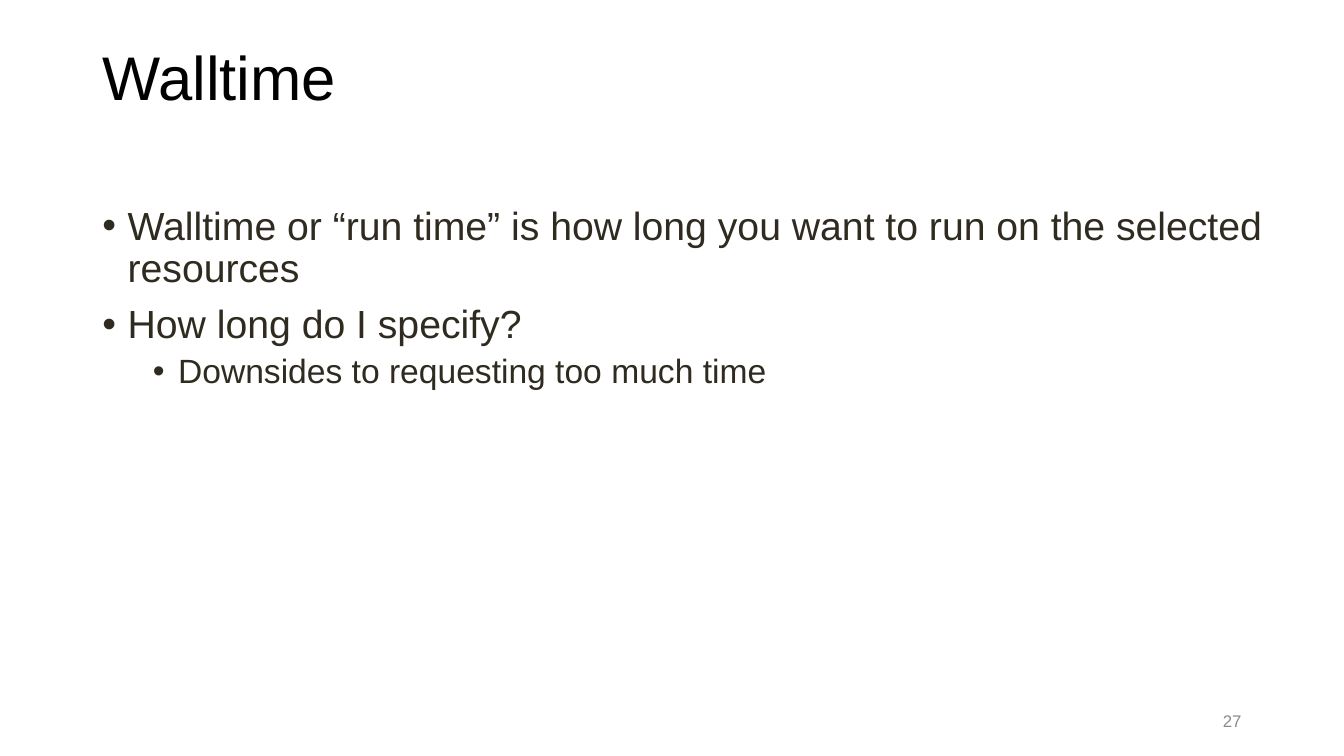
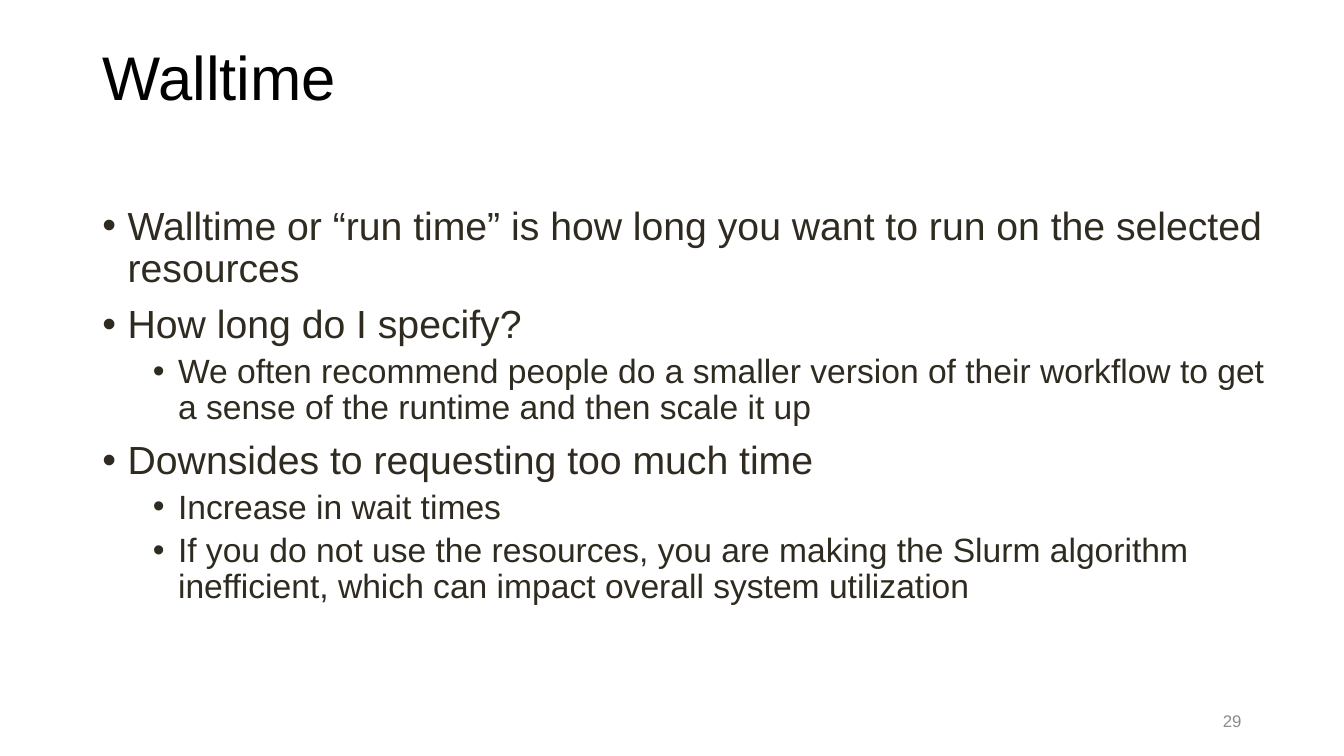
Before and after one commit to ResearchComputing/Getting_Started_With_Research_Computing, a slide deck: slide 29 of Command_Line_And_Job_Scheduling.pptx (slide 27 before the commit). Drawn at 1344x756 pixels with LibreOffice and Linux fonts; fonts in the diff are those of the drawing; background and template pictures are left out. Boxes give left, top, right and bottom in pixels: in the first picture for what was removed or moved away, otherwise in the second. Text is boxed around its words. In the diff, an @@ line names an element or a change of style, - is before the commit and + after.

```diff
--- a/Command_Line_And_Job_Scheduling.pptx
+++ b/Command_Line_And_Job_Scheduling.pptx
@@ text at <box>178,358,1264,426</box>: paragraph added @@
+  • We often recommend people do a smaller version of their workflow to get a sense of the runtime and then scale it up
@@ text at <box>128,445,813,482</box>: size 24 to 28 pt in "Downsides to requesting too much time"; list level 2 to 1 in "Downsides to requesting too much ..." @@
@@ text at <box>178,494,1188,605</box>: paragraphs added @@
+  • Increase in wait times
+  • If you do not use the resources, you are making the Slurm algorithm inefficient, which can impact overall system utilization
@@ page number at <box>1223,715,1242,727</box>: text changed @@
-27
+29
```
Also in this commit, not shown: 17 other slides changed, 2 slides added, 1 other file.
